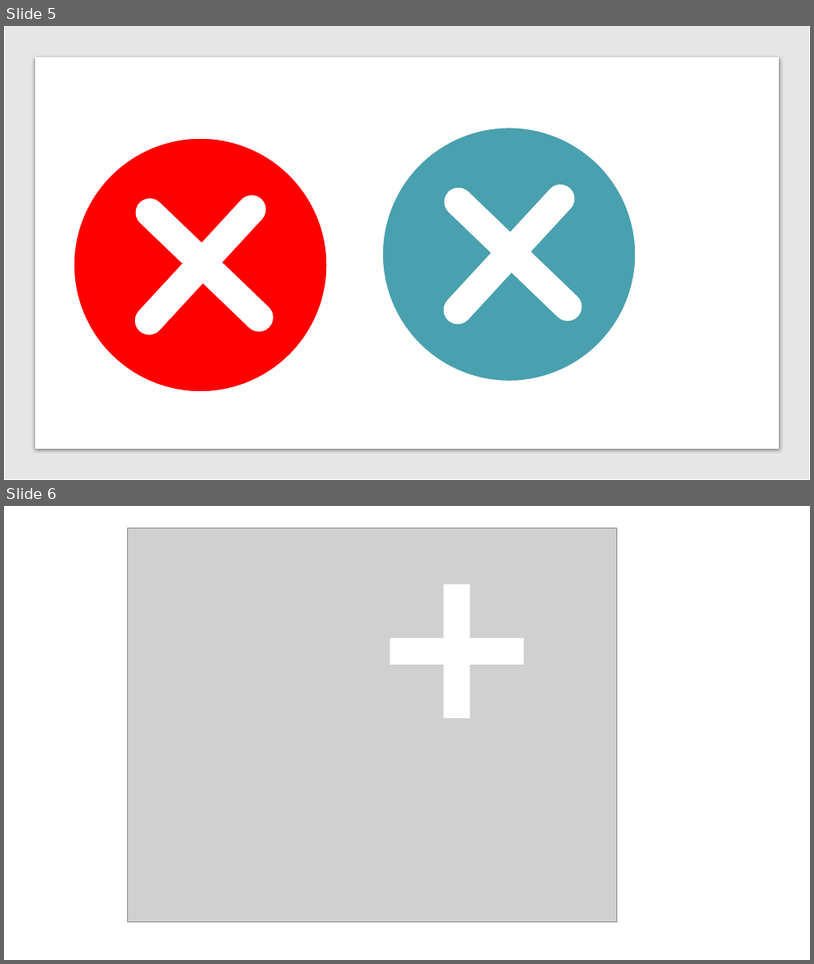
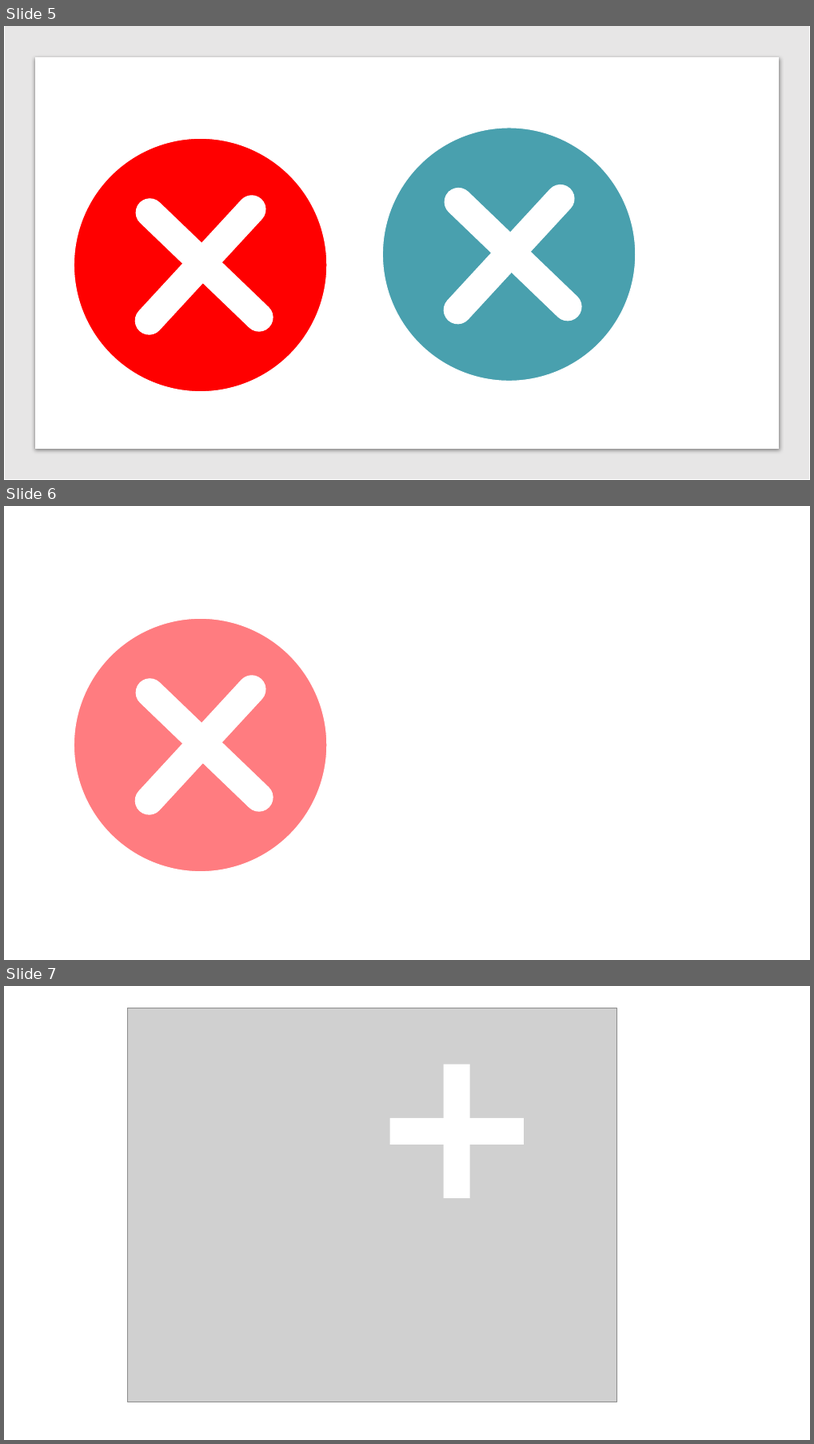
Before and after one commit to carlosngo/iAdopt, a slide deck: public/assets/sources.pptx. Shown one above the other, each under a label of ours: slides 5 and 6 before the commit, slides 5, 6 and 7 after it. The pictures are 814x964 and 814x1444 pixels, drawn with LibreOffice and Linux fonts; fonts in the diff are those of the drawing; grey boxes stand for pictures. Boxes give left, top, right and bottom in pixels: in the first picture for what was removed or moved away, otherwise in the second. Text is boxed around its words. In the diff, an @@ line names an element or a change of style, - is before the commit and + after.

```diff
--- a/public/assets/sources.pptx
+++ b/public/assets/sources.pptx
@@ slide 6 added at <box>4,506,810,960</box>, background #FFFFFF @@
@@ ellipse added at <box>74,619,327,872</box>, fill #FF7C80, outline #FFFFFF 1 pt @@
@@ rounded rectangle added at <box>130,670,271,820</box>, fill #FFFFFF, outline #FFFFFF 1 pt @@
@@ rounded rectangle added at <box>130,673,279,817</box>, fill #FFFFFF, outline #FFFFFF 1 pt @@
@@ what was slide 6 is now slide 7 @@
```
Also in this commit, not shown: 4 other files.
